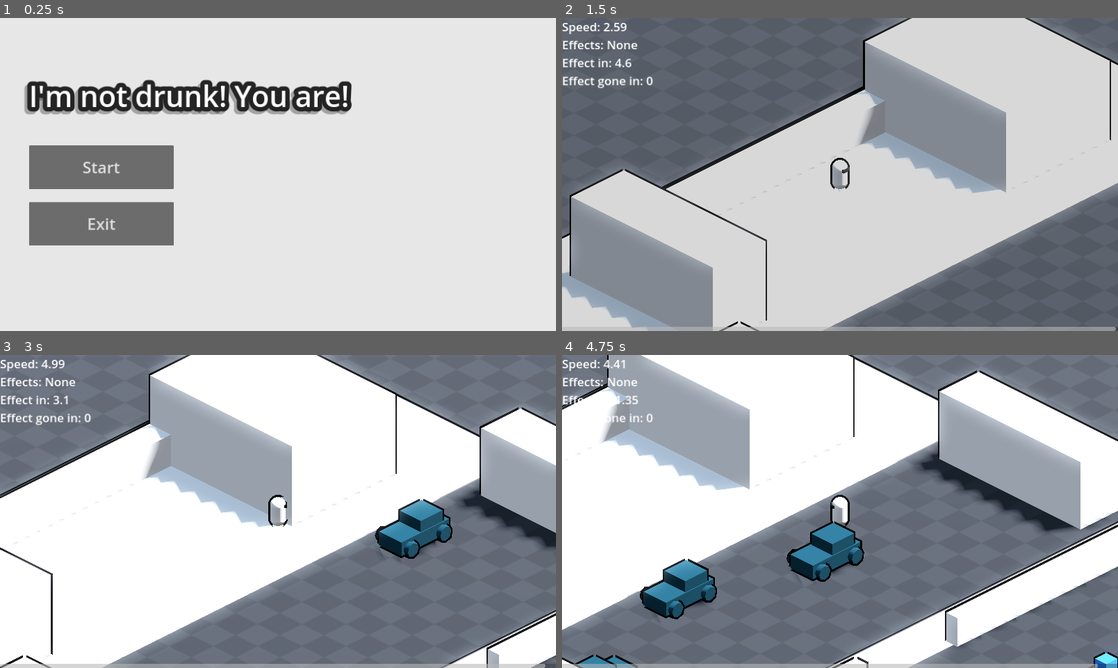
Above: before the commit, frames 1-4 (two rows, left to right).
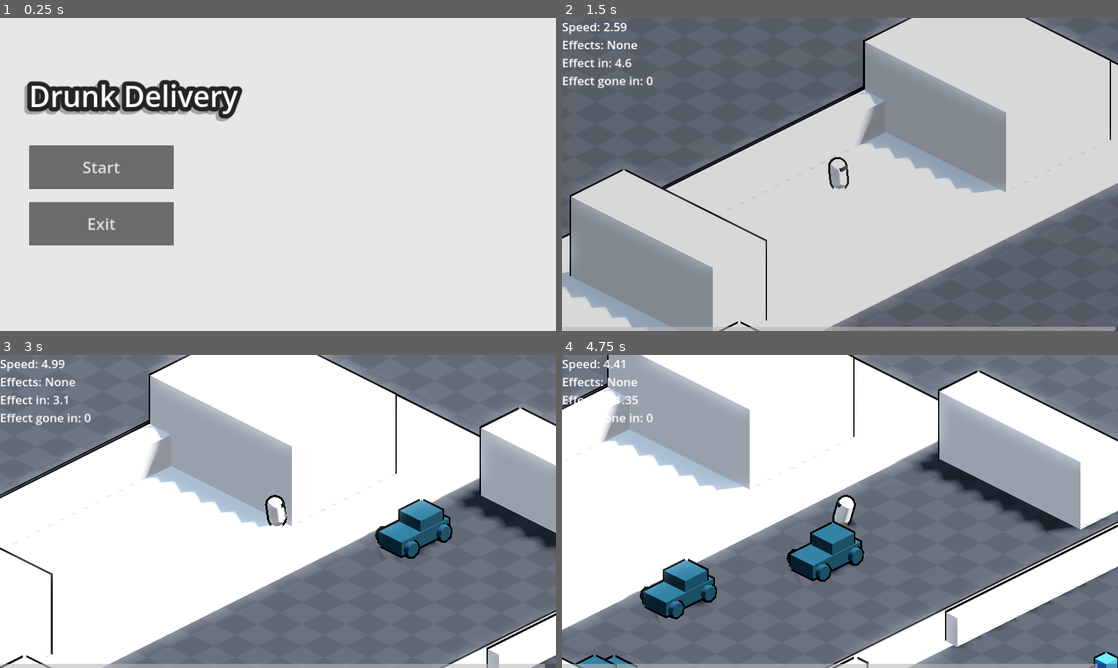
Above: after the commit, the same moments.

Repository: YordanosZt/brackeys-game-jam
Game: Godot game, scene res://UI/main_menu.tscn
Two runs of this game, one before a commit and one after it. Both use one fixed random seed, a clock stepped at 60 frames per second and the inputs below.
Inputs (mouse positions are in pixels of both pictures, inside the frame that each line leads up to):
- Up to frame 1 (0.25 s): no input
- Up to frame 2 (1.5 s): click "Start" at 0.5 s; tap Enter at 1.25 s; move the mouse to (962, 158) at 1.27 s; hold D (right) from 1.28 s (still down); tap Backspace at 1.35 s; click (962, 158) at 1.42 s
- Up to frame 3 (3 s): release D (right) at 2 s; drag from (166, 527) to (250, 574) at 2.02 s; move the mouse to (333, 442) at 2.77 s; hold D (right) from 2.78 s (still down); tap F at 2.85 s
- Up to frame 4 (4.75 s): release D (right) at 3.5 s; drag from (812, 574) to (673, 464) at 3.52 s; move the mouse to (1006, 558) at 4.27 s; hold A (left) from 4.28 s (still down); tap Z at 4.35 s

The runs differ from the first frame. In frame 1, 3.7% of the frame differs, in the area x 6-64%, y 19-34%; in frame 2, 0.2%; in frame 3, 0.2%; in frame 4, 0.3%.

Commit message:
Add player lean and Update game title

Diff:
--- a/Entities/Player/player.gd
+++ b/Entities/Player/player.gd
@@ -48,9 +48,14 @@
 	if direction:
 		velocity.x = move_toward(velocity.x, direction.x * move_speed, acceleration * delta)
 		velocity.z = move_toward(velocity.z, direction.y * move_speed, acceleration * delta)
+
+		rotate_pivot.rotation_degrees.x = move_toward(rotate_pivot.rotation_degrees.x, -15.0, 40.0 * delta)
 	else:
 		velocity.x = move_toward(velocity.x, 0, deceleration * delta)
 		velocity.z = move_toward(velocity.z, 0, deceleration * delta)
+
+		rotate_pivot.rotation_degrees.x = move_toward(rotate_pivot.rotation_degrees.x, 0.0, 40.0 * delta)
+
 
 	speed_label.text = "Speed: " + str(int(velocity.length() * 100) / 100.0)
 
--- a/UI/main_menu.tscn
+++ b/UI/main_menu.tscn
@@ -113,7 +113,7 @@
 theme_override_constants/outline_size = 60
 theme_override_constants/shadow_outline_size = 60
 theme_override_font_sizes/font_size = 100
-text = "I'm not drunk! You are!"
+text = "Drunk Delivery"
 
 [node name="Buttons" type="VBoxContainer" parent="MarginContainer/VBoxContainer"]
 layout_mode = 2
